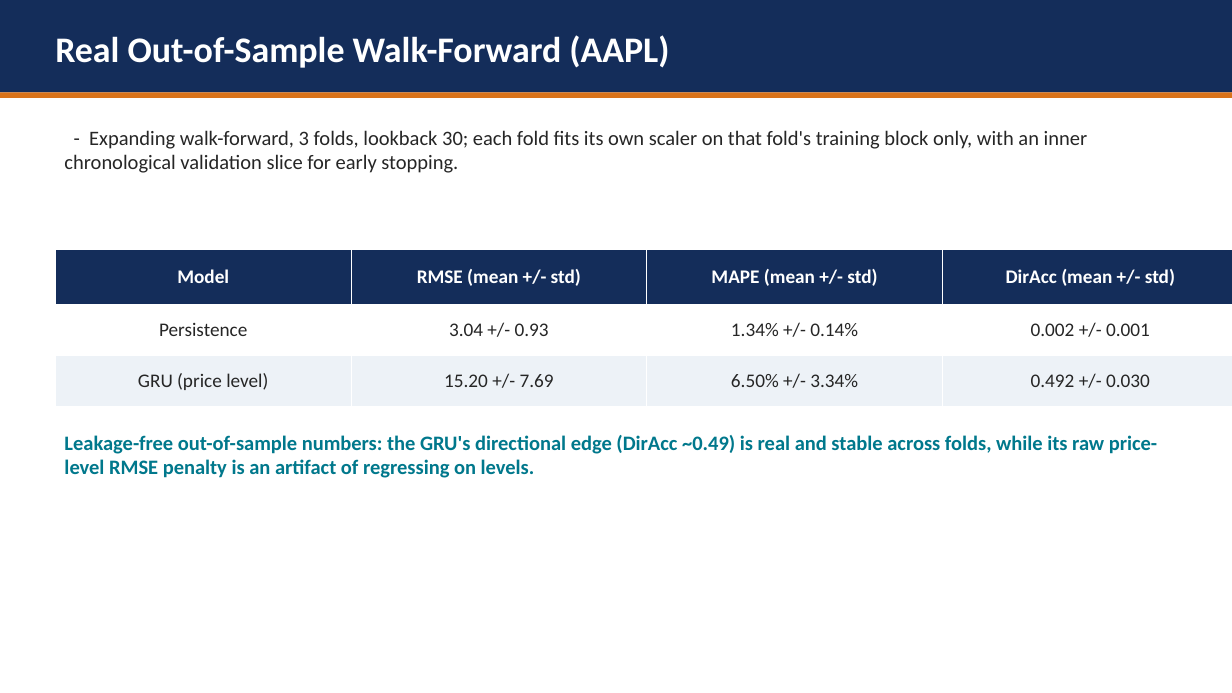
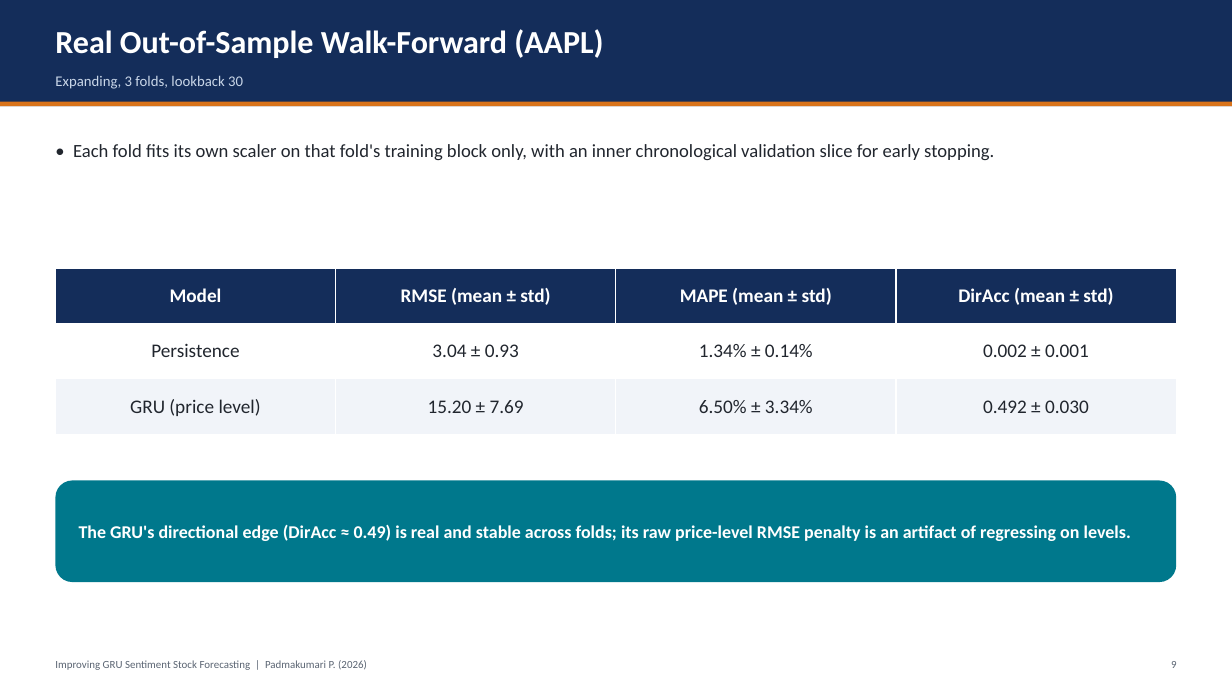
Before and after one commit to hudaifahwins/improving-gru-sentiment-stock-forecasting-padmakumari-maam, a slide deck: slide 10 of PROJECT_PRESENTATION.pptx. Drawn at 1232x693 pixels with LibreOffice and Linux fonts; fonts in the diff are those of the drawing. Boxes give left, top, right and bottom in pixels: in the first picture for what was removed or moved away, otherwise in the second. Text is boxed around its words. In the diff, an @@ line names an element or a change of style, - is before the commit and + after.

Commit message:
design: rebuild presentation with consistent grid, no overlapping shapes

```diff
--- a/PROJECT_PRESENTATION.pptx
+++ b/PROJECT_PRESENTATION.pptx
@@ rectangle: place and size @@
-rectangle at (0,0,1232,92)
+rectangle at (0,0,1232,106)
@@ text "Real Out-of-Sample Walk-Forward (AAPL)" at (55,29,603,58): size 28 to 25 pt; more space between paragraphs @@
@@ text added at (55,75,243,89), 11.5 pt, text #C9D6E8 @@
+Expanding, 3 folds, lookback 30
@@ rectangle: place and size @@
-rectangle at (0,92,1232,98)
+rectangle at (0,102,1232,106)
@@ text at (73,144,994,160): text changed; size 16 to 14.5 pt; text colour #262626 to #21262E @@
-- Expanding walk-forward, 3 folds, lookback 30; each fold fits its own scaler on that fold's training block only, with an inner chronological validation slice for early stopping.
+• Each fold fits its own scaler on that fold's training block only, with an inner chronological validation slice for early stopping.
@@ table at (55,268,1176,434) @@
-row 1: Model | RMSE (mean +/- std) | MAPE (mean +/- std) | DirAcc (mean +/- std)
+row 1: Model | RMSE (mean ± std) | MAPE (mean ± std) | DirAcc (mean ± std)
-row 2: Persistence | 3.04 +/- 0.93 | 1.34% +/- 0.14% | 0.002 +/- 0.001
+row 2: Persistence | 3.04 ± 0.93 | 1.34% ± 0.14% | 0.002 ± 0.001
-row 3: GRU (price level) | 15.20 +/- 7.69 | 6.50% +/- 3.34% | 0.492 +/- 0.030
+row 3: GRU (price level) | 15.20 ± 7.69 | 6.50% ± 3.34% | 0.492 ± 0.030
@@ fill #EDF2F7 to #F1F4F9 in row 3 @@
@@ text colour #262626 to #21262E in "Persistence", "GRU (price level)" @@
@@ table: place and size @@
-table at (55,250,1232,407)
+table at (55,268,1176,434)
@@ rounded rectangle added at (55,481,1177,582), fill #00788C @@
@@ text "The GRU's directional edge (DirAcc ..." at (79,525,1131,541): vertical alignment top to middle @@
@@ text at (79,525,1131,541): text changed; size 16 to 14 pt; text colour #00788C to #FFFFFF @@
-Leakage-free out-of-sample numbers: the GRU's directional edge (DirAcc ~0.49) is real and stable across folds, while its raw price-level RMSE penalty is an artifact of regressing on levels.
+The GRU's directional edge (DirAcc ≈ 0.49) is real and stable across folds; its raw price-level RMSE penalty is an artifact of regressing on levels.
@@ text added at (55,660,367,670), 8.5 pt, text #5A6472 @@
+Improving GRU Sentiment Stock Forecasting | Padmakumari P. (2026)
@@ text added at (1171,661,1177,668), 8.5 pt, text #5A6472 @@
+9
```
Also in this commit, not shown: 11 other slides changed.
